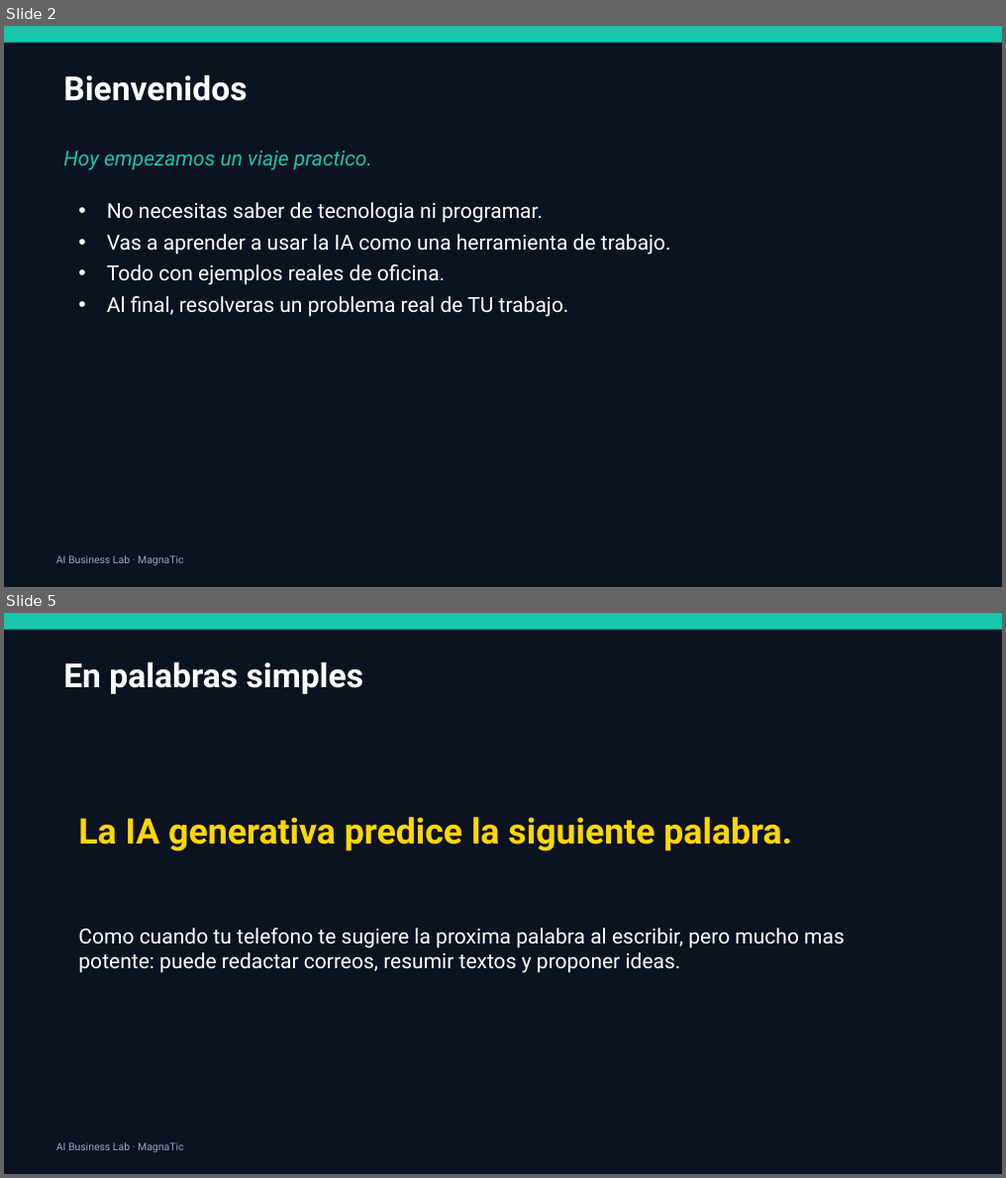
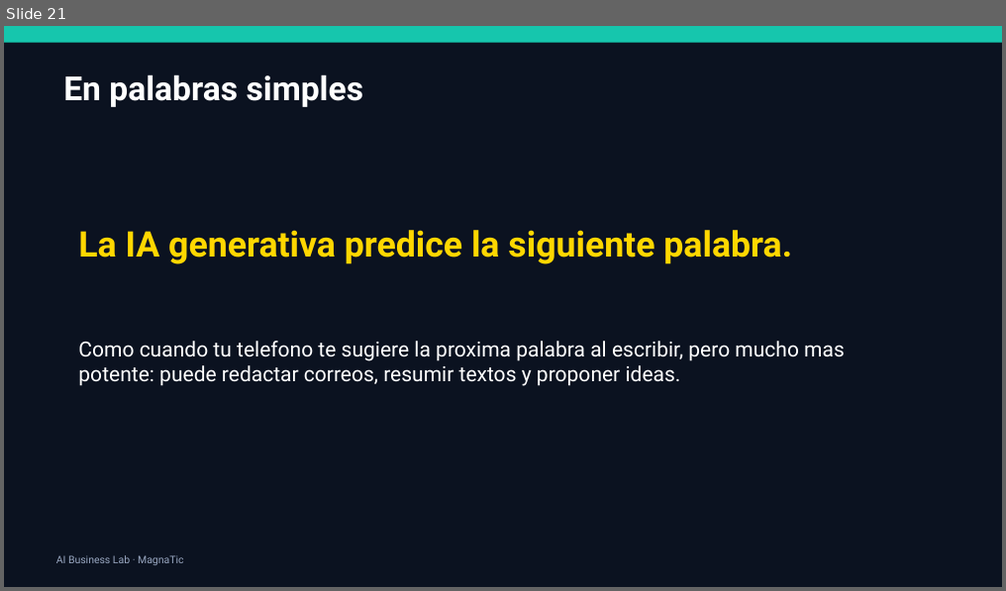
Before and after one commit to xander0408/CURSOS, a slide deck: AI-Business-Lab-Presentacion.pptx. Shown one above the other, each under a label of ours: slides 2 and 5 before the commit, slide 21 after it; the slides between them are not shown. The pictures are 1006x1178 and 1006x591 pixels, drawn with LibreOffice and Linux fonts; fonts in the diff are those of the drawing. Boxes give left, top, right and bottom in pixels: in the first picture for what was removed or moved away, otherwise in the second. Text is boxed around its words. In the diff, an @@ line names an element or a change of style, - is before the commit and + after.

```diff
--- a/AI-Business-Lab-Presentacion.pptx
+++ b/AI-Business-Lab-Presentacion.pptx
@@ slide 2 removed at box(4, 26, 1002, 587), background #0B1220 @@
@@ rectangle removed at box(4, 26, 1002, 43) @@
@@ text removed at box(63, 75, 247, 101) @@
-Bienvenidos
@@ text removed at box(63, 151, 372, 171) @@
-Hoy empezamos un viaje practico.
@@ text removed at box(107, 202, 671, 317) @@
-• No necesitas saber de tecnologia ni programar.
-• Vas a aprender a usar la IA como una herramienta de trabajo.
-• Todo con ejemplos reales de oficina.
-• Al final, resolveras un problema real de TU trabajo.
@@ text removed at box(56, 556, 183, 566) @@
-AI Business Lab · MagnaTic
@@ what was slide 5 is now slide 21 @@
```
Also in this commit, not shown: 10 slides changed, 19 slides added, 1 other slide removed, 58 other files.
